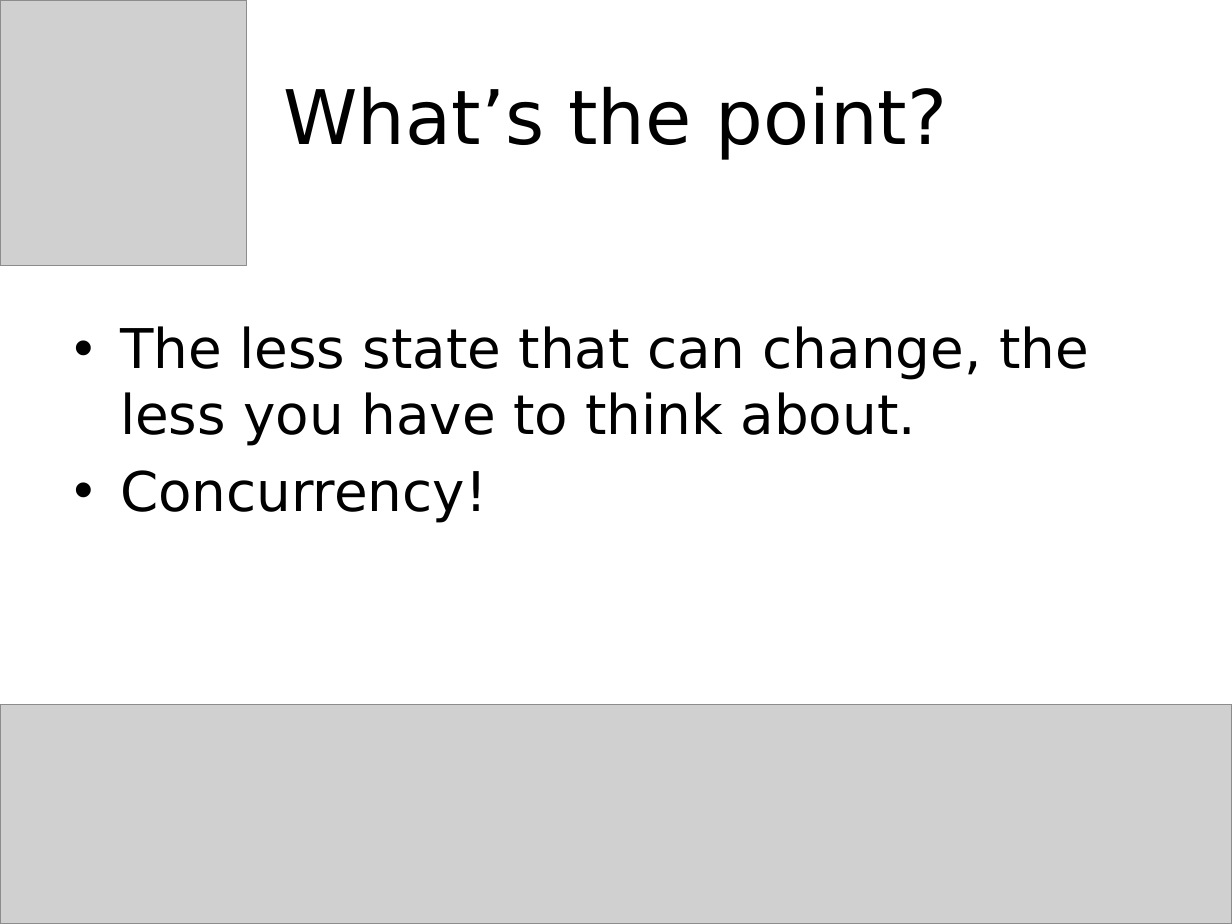
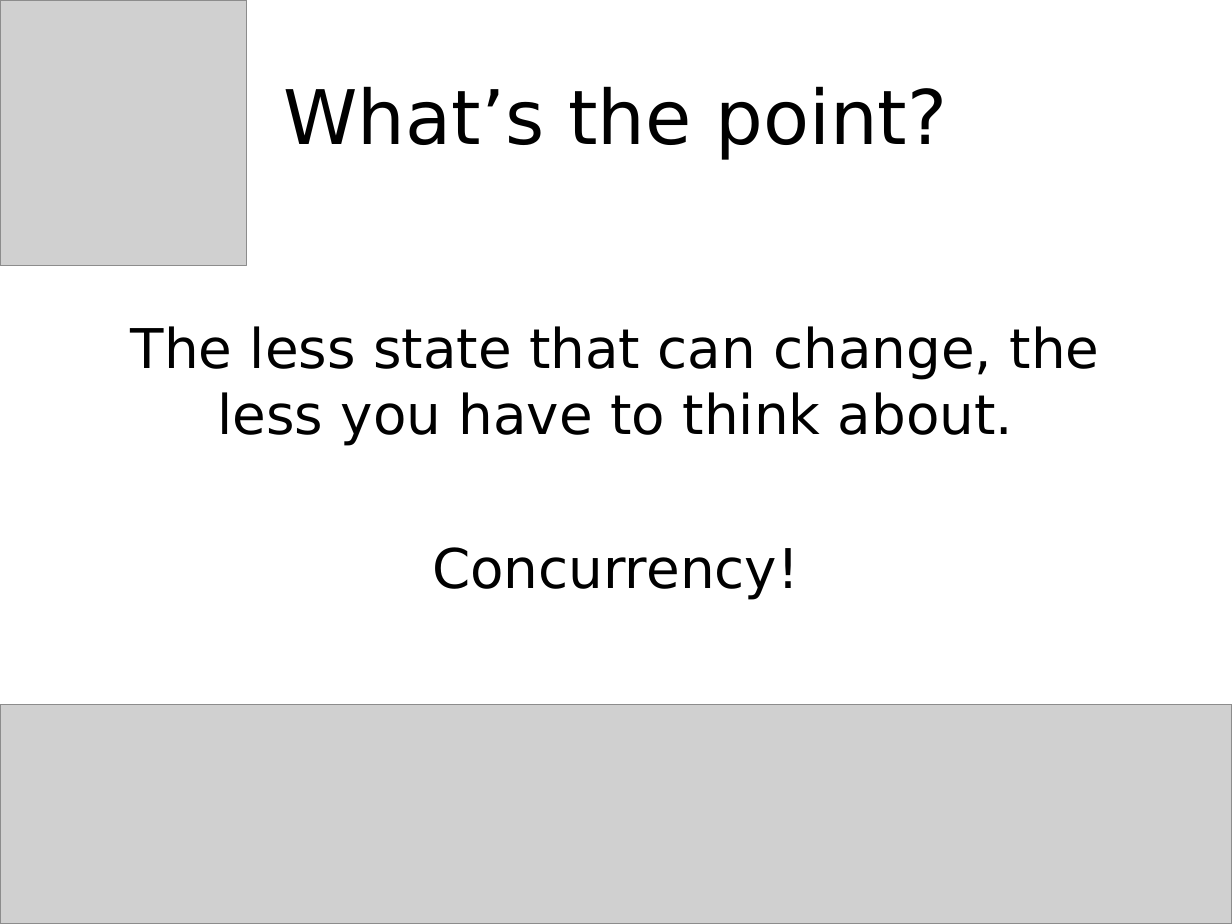
Before and after one commit to jessitron/fp4ood, a slide deck: slide 26 of FunctionalEye.pptx (slide 12 before the commit). Drawn at 1232x924 pixels with LibreOffice and Linux fonts; fonts in the diff are those of the drawing; grey boxes stand for pictures. Boxes give left, top, right and bottom in pixels: in the first picture for what was removed or moved away, otherwise in the second. Text is boxed around its words. In the diff, an @@ line names an element or a change of style, - is before the commit and + after.

```diff
--- a/FunctionalEye.pptx
+++ b/FunctionalEye.pptx
@@ text "The less state that can ..." at (131,326,1100,599): alignment left to centre; bullet • to none @@
```
Also in this commit, not shown: 39 other slides changed, 37 slides added, 4 slides removed, 43 other files.
